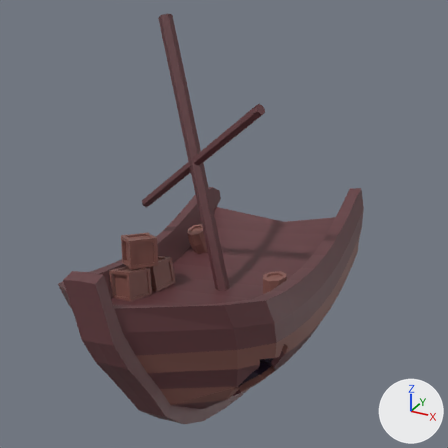
The Blender file Blender/Buildings.blend: old version first, new version second.
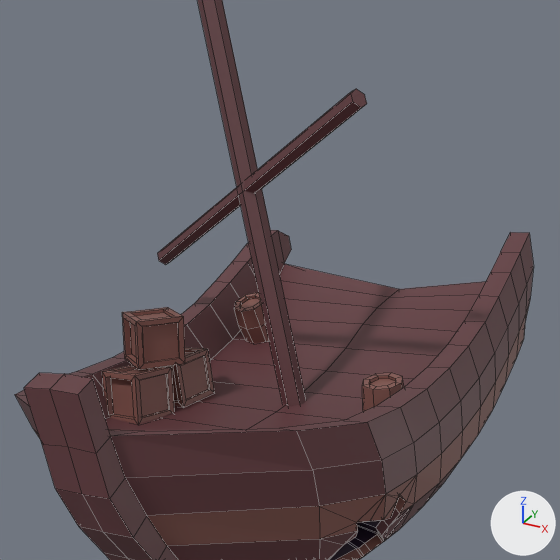
There are two pictures of each version: one from the file's camera 'Camera', one close up on the part from 11% to 85% of the width and 11% to 85% of the height. Lighting does not change. The marker at lower right points along +X, +Y and +Z. The close-ups show mesh edges as thin lines. The same objects are shown in both versions, whatever each file hides.

In view in the first close-up: 'Shipwreck'.
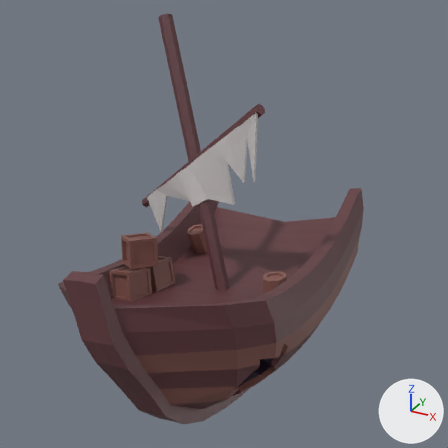
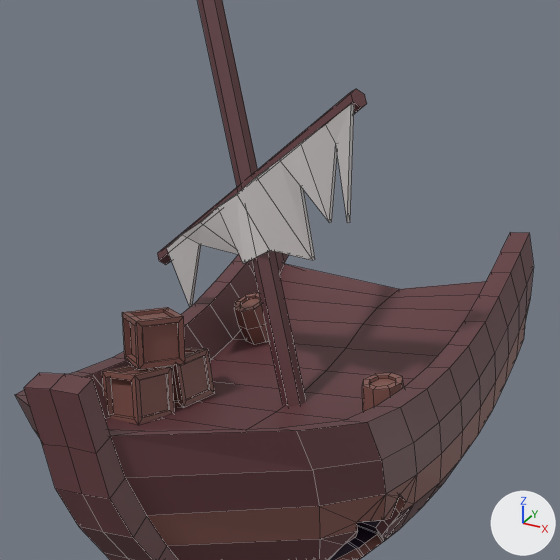
Location of each change, (x1, y1, x2, y2) in pixels of the close-ups (560 x 560 px):
part 1 of me_shipwreck, added
    after: (167, 104, 354, 307)

Diff of the bpy script that builds the scene:
```diff
--- a/Blender/Buildings.blend.py
+++ b/Blender/Buildings.blend.py
@@ me_shipwreck @@
 # used by ob_shipwreck; location = (0.0, 0.0, 0.0)
-me_shipwreck.from_pydata(...)  # 708 vertices, 723 faces; spans x -2.0..1.42, y -3.15..2.54, z -0.52..4.93
+me_shipwreck.from_pydata(...)  # 748 vertices, 761 faces; spans x -2.0..1.42, y -3.15..2.54, z -0.52..4.93
+# me_shipwreck part 1: a new loose piece of 40 vertices spanning x -1.83..0.43, y -0.56..0.18, z 1.51..3.92, in mat_material_001 (picture img_twilioquest_76_32x_png)
 me_shipwreck.materials.append(mat_material_001)
```
